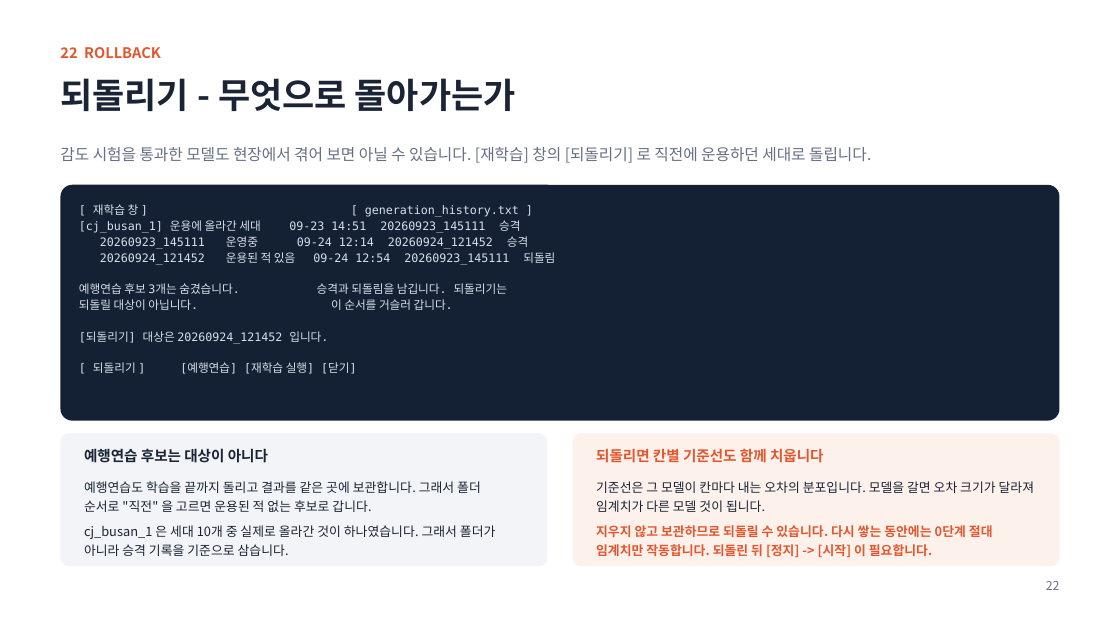
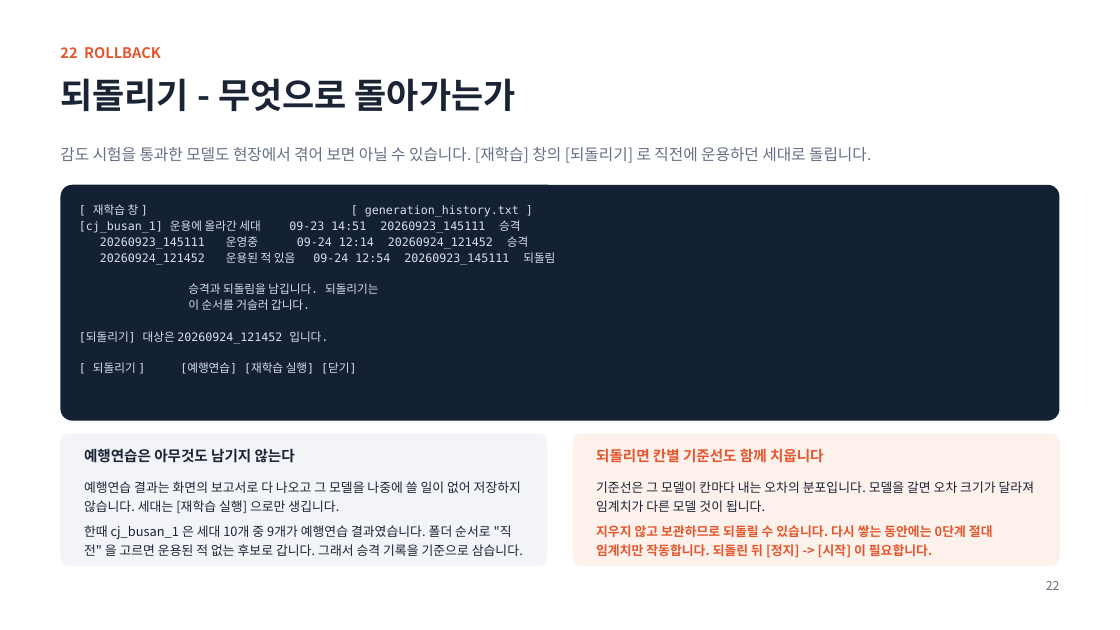
Before and after one commit to oskwon65/MultiModal_FireCam, a slide deck: slide 23 of 멀티모달_화재감지_모니터링_설치매뉴얼.pptx. Drawn at 1120x630 pixels with LibreOffice and Linux fonts; fonts in the diff are those of the drawing. Boxes give left, top, right and bottom in pixels: in the first picture for what was removed or moved away, otherwise in the second. Text is boxed around its words. In the diff, an @@ line names an element or a change of style, - is before the commit and + after.

```diff
--- a/멀티모달_화재감지_모니터링_설치매뉴얼.pptx
+++ b/멀티모달_화재감지_모니터링_설치매뉴얼.pptx
@@ text at (x1=188, y1=283, x2=379, y2=310): text changed @@
-예행연습 후보 3개는 숨겼습니다. 승격과 되돌림을 남깁니다. 되돌리기는
-되돌릴 대상이 아닙니다. 이 순서를 거슬러 갑니다.
+승격과 되돌림을 남깁니다. 되돌리기는
+이 순서를 거슬러 갑니다.
@@ text at (x1=84, y1=448, x2=295, y2=463): text changed @@
-예행연습 후보는 대상이 아니다
+예행연습은 아무것도 남기지 않는다
@@ text at (x1=84, y1=481, x2=523, y2=556): text changed @@
-예행연습도 학습을 끝까지 돌리고 결과를 같은 곳에 보관합니다. 그래서 폴더 순서로 "직전" 을 고르면 운용된 적 없는 후보로 갑니다.
-cj_busan_1 은 세대 10개 중 실제로 올라간 것이 하나였습니다. 그래서 폴더가 아니라 승격 기록을 기준으로 삼습니다.
+예행연습 결과는 화면의 보고서로 다 나오고 그 모델을 나중에 쓸 일이 없어 저장하지 않습니다. 세대는 [재학습 실행] 으로만 생깁니다.
+한때 cj_busan_1 은 세대 10개 중 9개가 예행연습 결과였습니다. 폴더 순서로 "직전" 을 고르면 운용된 적 없는 후보로 갑니다. 그래서 승격 기록을 기준으로 삼습니다.
```
Also in this commit, not shown: 1 other slide changed, 4 other files.
